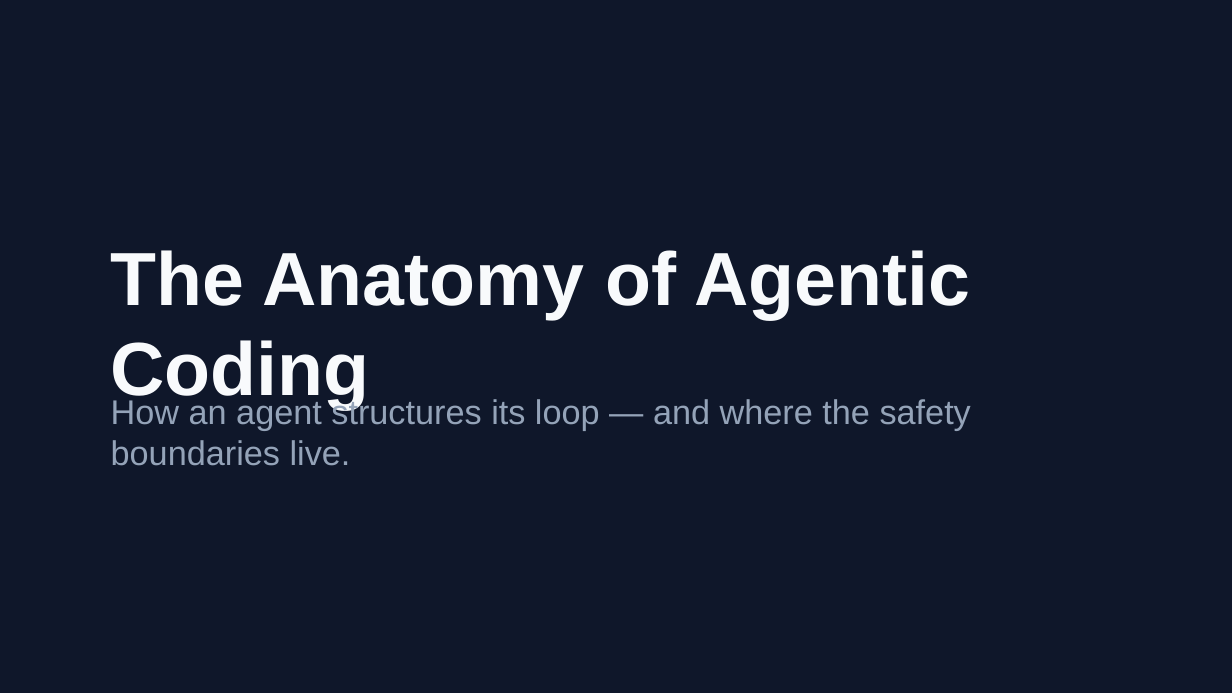
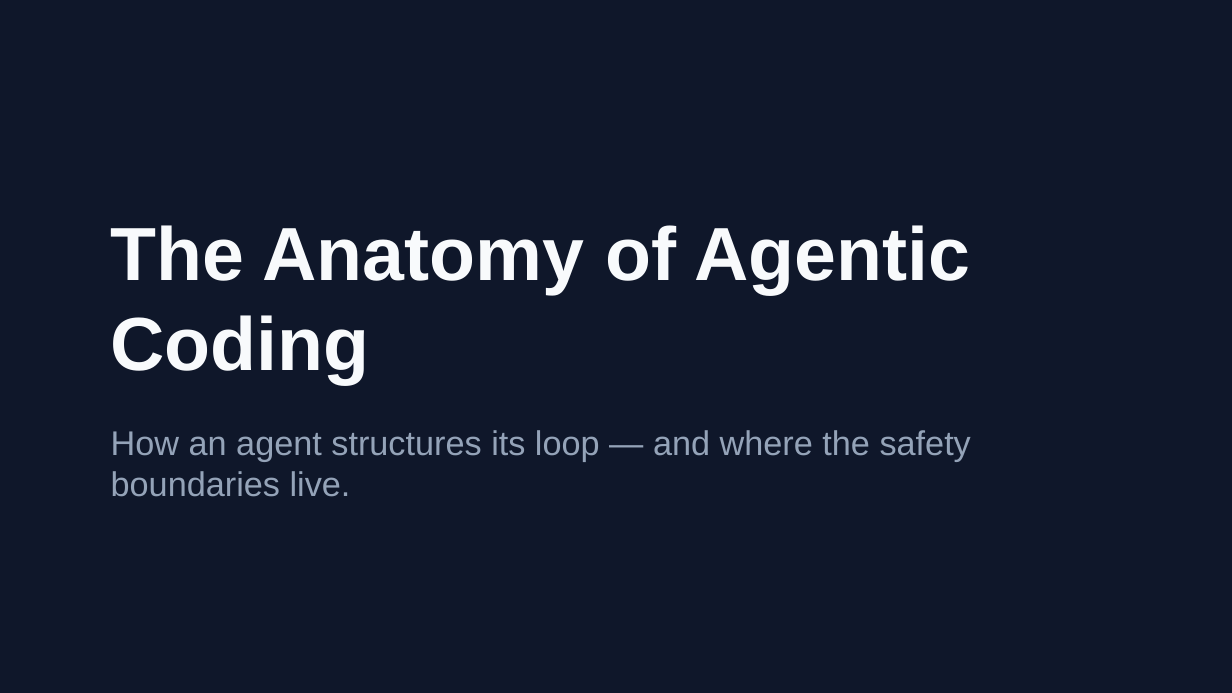
Before and after one commit to samulee003/agentic-ppt-skills, a slide deck: slide 1 of examples/agentic-coding-anatomy-pptxgenjs/exports/agentic-coding-anatomy.pptx. Drawn at 1232x693 pixels with LibreOffice and Linux fonts; fonts in the diff are those of the drawing. Boxes give left, top, right and bottom in pixels: in the first picture for what was removed or moved away, otherwise in the second. Text is boxed around its words. In the diff, an @@ line names an element or a change of style, - is before the commit and + after.

```diff
--- a/examples/agentic-coding-anatomy-pptxgenjs/exports/agentic-coding-anatomy.pptx
+++ b/examples/agentic-coding-anatomy-pptxgenjs/exports/agentic-coding-anatomy.pptx
@@ text "The Anatomy of Agentic Coding": place and size @@
-text "The Anatomy of Agentic Coding" at box(111, 250, 970, 409)
+text "The Anatomy of Agentic Coding" at box(111, 225, 970, 385)
@@ text "How an agent structures its ...": place and size @@
-text "How an agent structures its ..." at box(111, 396, 971, 466)
+text "How an agent structures its ..." at box(111, 430, 971, 497)
```
Also in this commit, not shown: 4 other slides changed, 21 other files.
